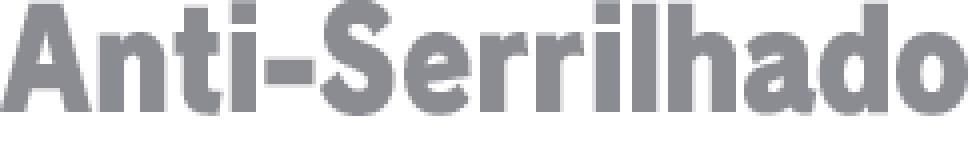
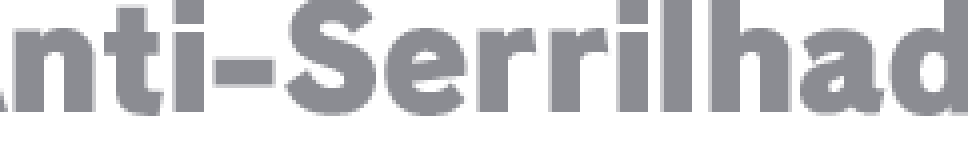
Two versions of the same layered image (968x144). Layer-by-layer changes:
hid "Anti-Serrilhado" (1st of 3) over [0, 0, 968, 116]
added layer "Anti-Serrilhado" (3rd of 3) above "Anti-aliasing" over [0, 0, 968, 116]
